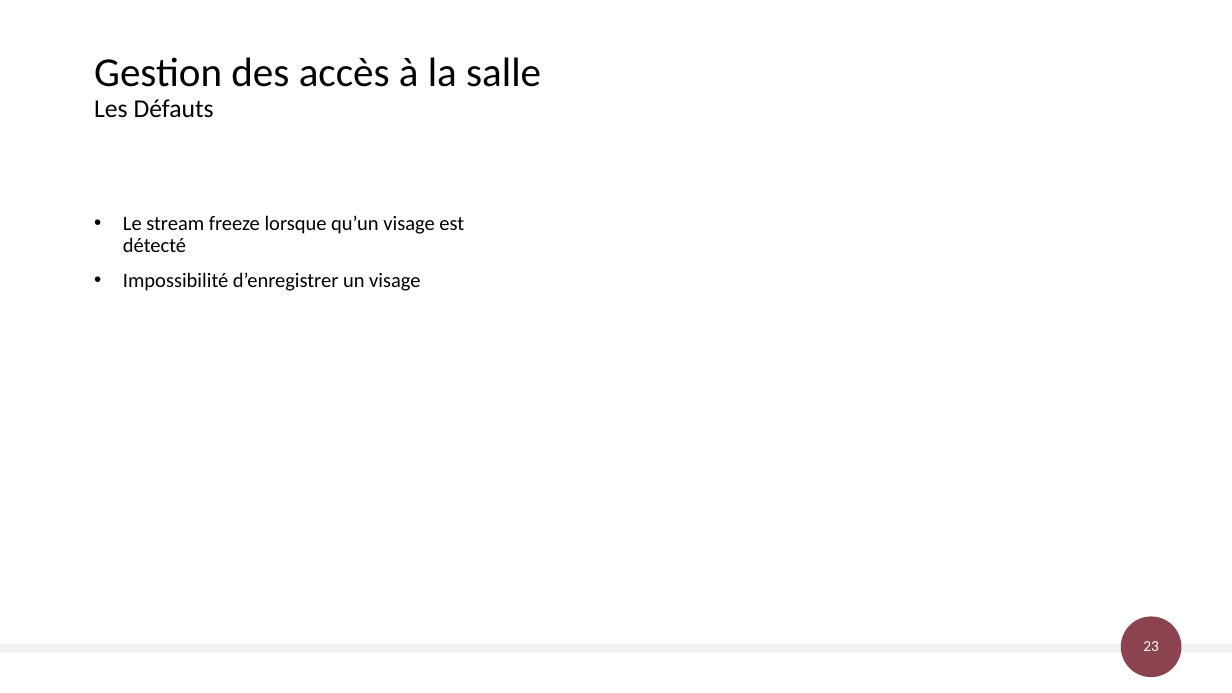
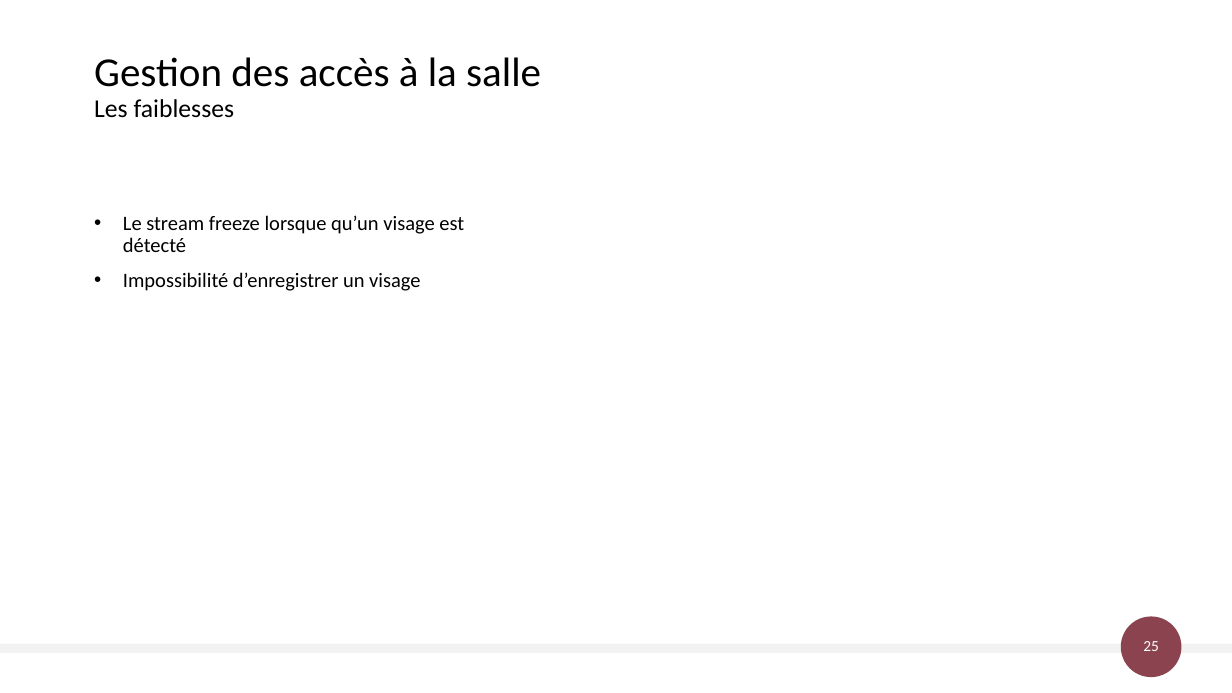
Before and after one commit to AlexandreSaxemard/GestionAccesBatiment, a slide deck: slide 25 of Docs/Gestion des accès au bâtiment.pptx (slide 23 before the commit). Drawn at 1232x693 pixels with LibreOffice and Linux fonts; fonts in the diff are those of the drawing. Boxes give left, top, right and bottom in pixels: in the first picture for what was removed or moved away, otherwise in the second. Text is boxed around its words. In the diff, an @@ line names an element or a change of style, - is before the commit and + after.

```diff
--- a/Docs/Gestion des accès au bâtiment.pptx
+++ b/Docs/Gestion des accès au bâtiment.pptx
@@ title at [94, 57, 541, 118]: text changed @@
-Gestion des accès à la salle
-Les Défauts
+Gestion des accès à la salle
+Les faiblesses
@@ page number at [1143, 641, 1159, 651]: text changed @@
-23
+25
```
Also in this commit, not shown: 5 other slides changed, 2 slides added, 3 slides removed.
